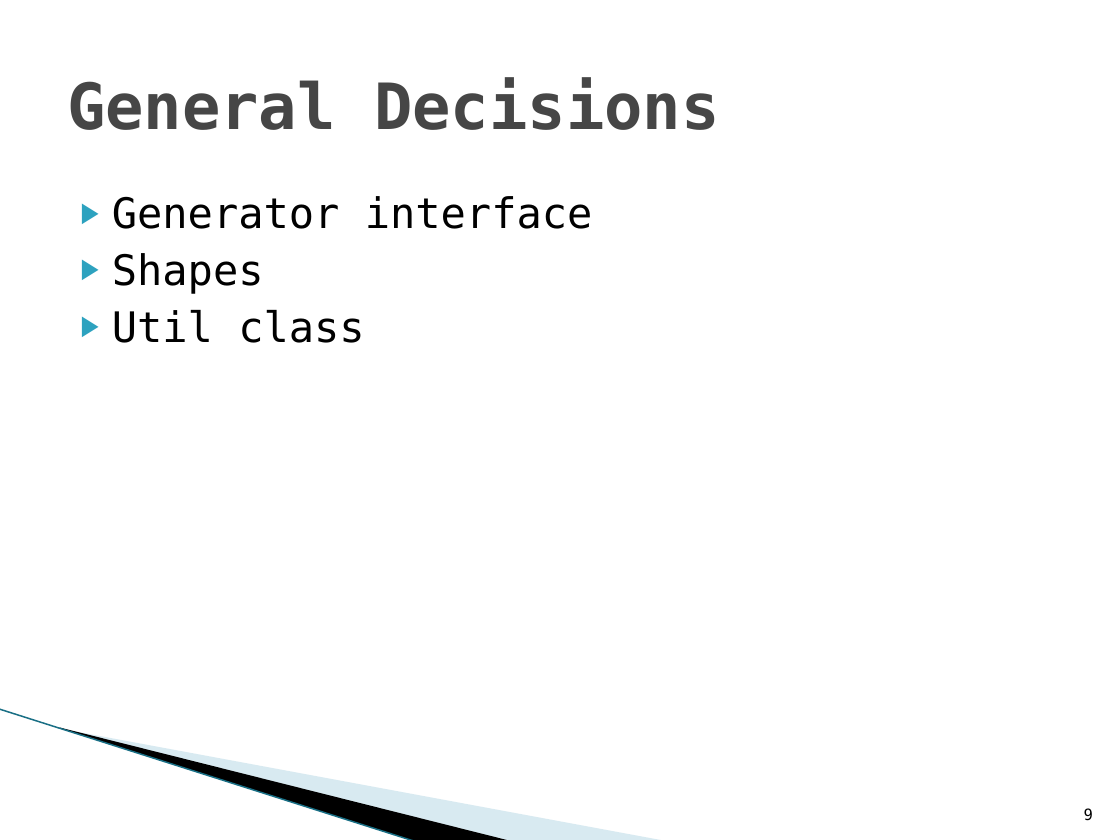
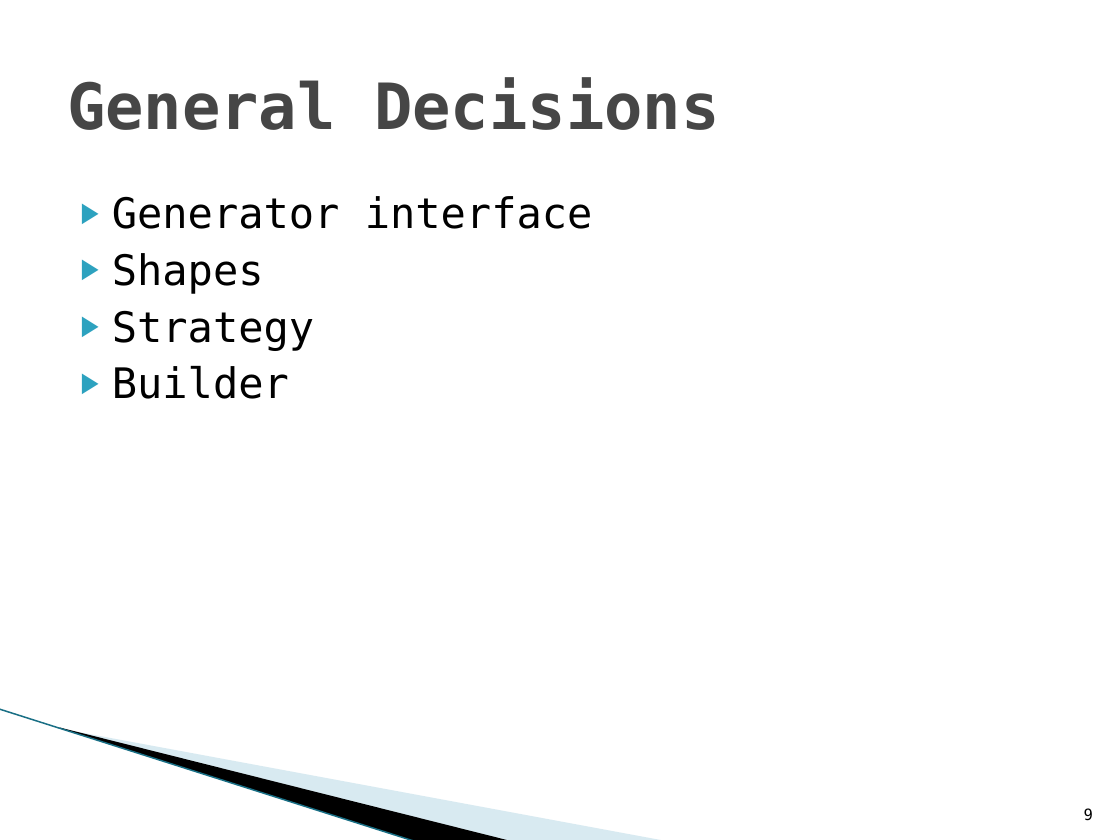
Before and after one commit to WoutV/OSS_1415, a slide deck: slide 9 of Presentatie/iteratie2.pptx. Drawn at 1120x840 pixels with LibreOffice and Linux fonts; fonts in the diff are those of the drawing; background and template pictures are left out. Boxes give left, top, right and bottom in pixels: in the first picture for what was removed or moved away, otherwise in the second. Text is boxed around its words. In the diff, an @@ line names an element or a change of style, - is before the commit and + after.

```diff
--- a/Presentatie/iteratie2.pptx
+++ b/Presentatie/iteratie2.pptx
@@ text at <box>112,310,314,399</box>: text changed @@
-▶ Util class
+▶ Strategy
+▶ Builder
```
Also in this commit, not shown: 1 other slide changed, 1 slide removed.
